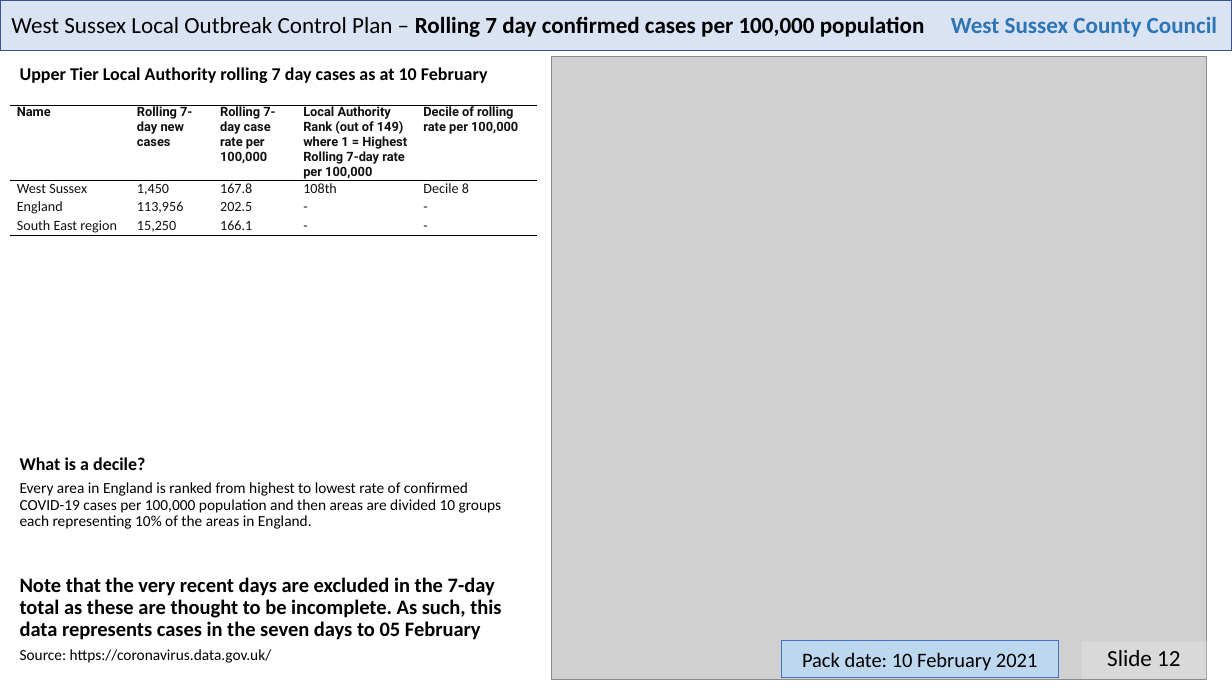
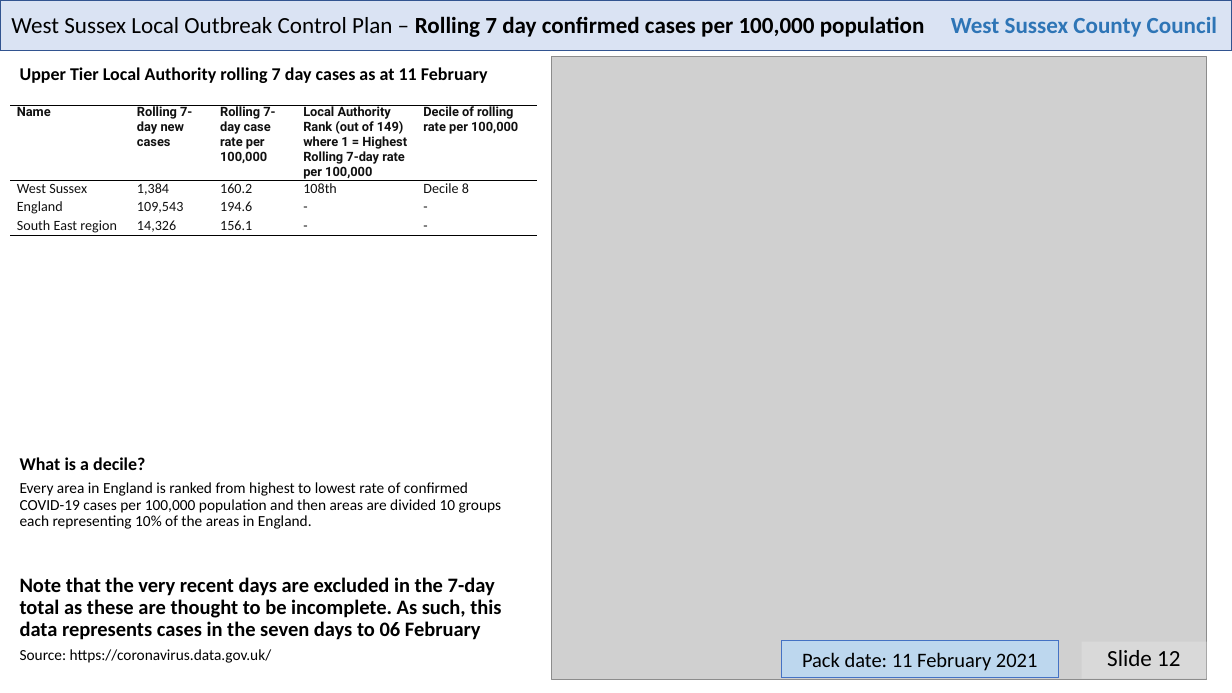
Before and after one commit to psychty/wsx_covid_datapack_public, a slide deck: slide 12 of Latest_West_Sussex_C19_slide_deck.pptx. Drawn at 1232x693 pixels with LibreOffice and Linux fonts; fonts in the diff are those of the drawing; grey boxes stand for pictures. Boxes give left, top, right and bottom in pixels: in the first picture for what was removed or moved away, otherwise in the second. Text is boxed around its words. In the diff, an @@ line names an element or a change of style, - is before the commit and + after.

```diff
--- a/Latest_West_Sussex_C19_slide_deck.pptx
+++ b/Latest_West_Sussex_C19_slide_deck.pptx
@@ text at (20, 67, 488, 83): text changed @@
-Upper Tier Local Authority rolling 7 day cases as at 10 February
+Upper Tier Local Authority rolling 7 day cases as at 11 February
@@ table at (10, 105, 537, 361) @@
-row 2, column 2: 1,450
+row 2, column 2: 1,384
-row 2, column 3: 167.8
+row 2, column 3: 160.2
-row 3, column 2: 113,956
+row 3, column 2: 109,543
-row 3, column 3: 202.5
+row 3, column 3: 194.6
-row 4, column 2: 15,250
+row 4, column 2: 14,326
-row 4, column 3: 166.1
+row 4, column 3: 156.1
@@ text at (20, 577, 501, 640): text changed @@
-Note that the very recent days are excluded in the 7-day total as these are thought to be incomplete. As such, this data represents cases in the seven days to 05 February
+Note that the very recent days are excluded in the 7-day total as these are thought to be incomplete. As such, this data represents cases in the seven days to 06 February
@@ text in rectangle at (802, 652, 1037, 671): text changed @@
-Pack date: 10 February 2021
+Pack date: 11 February 2021
```
Also in this commit, not shown: 21 other slides changed, 49 other files.
